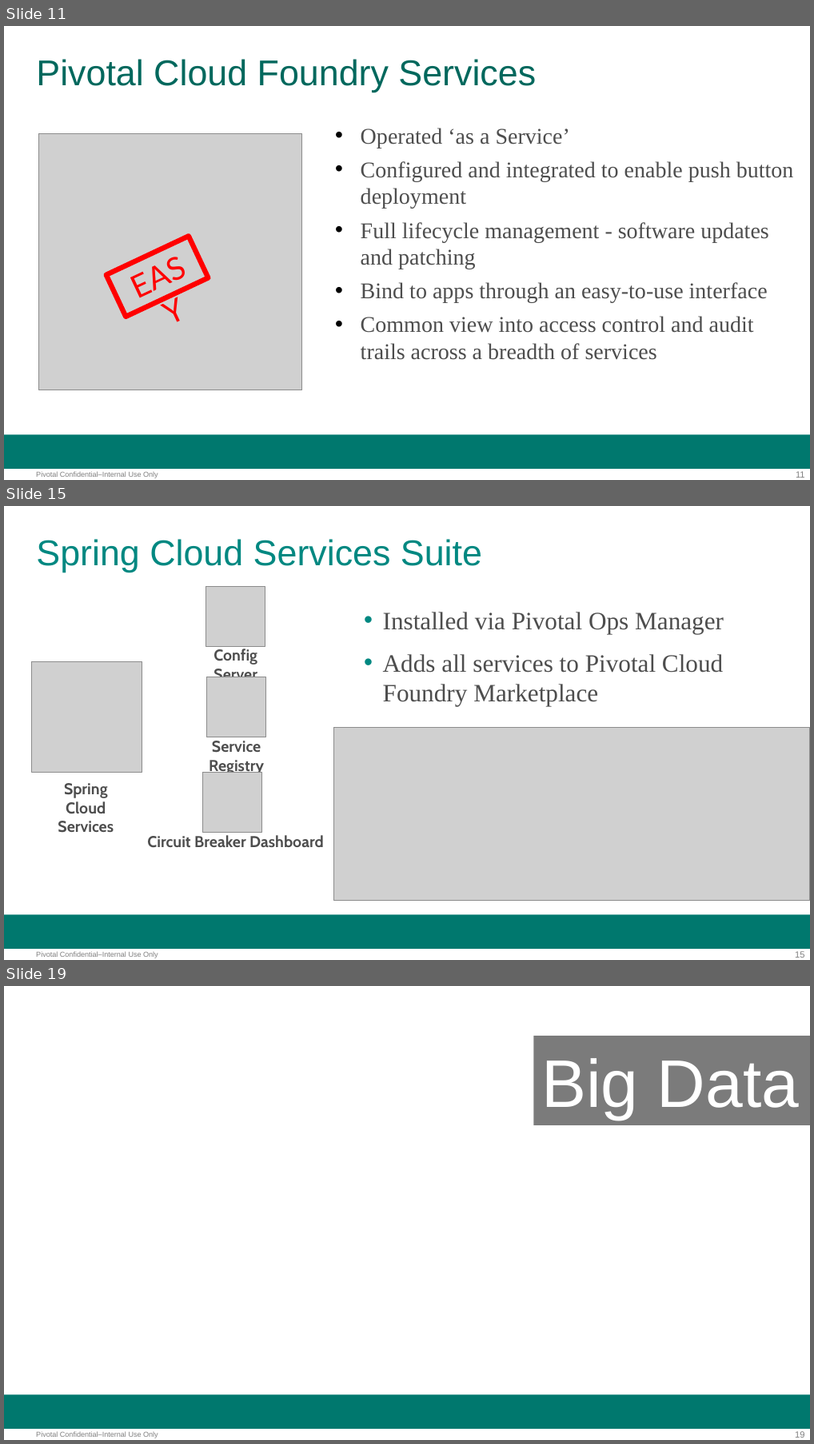
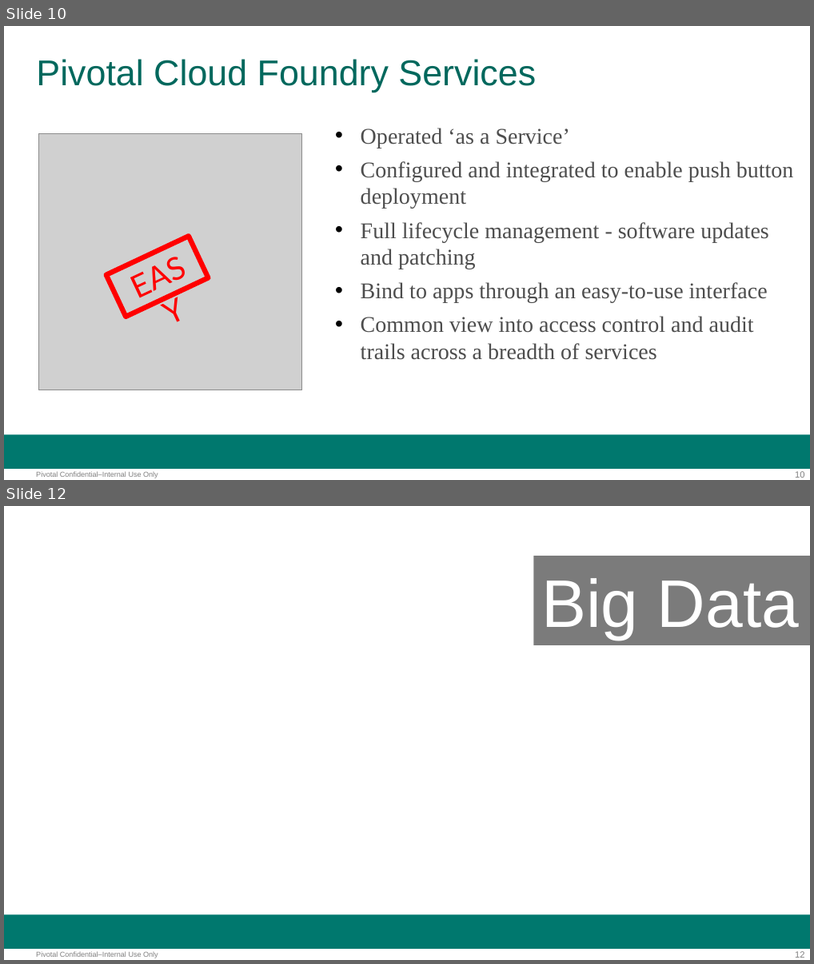
Before and after one commit to adamzwickey/PCF-Bootcamp-VZ, a slide deck: presentations/MarketplaceOverview.pptx. Shown one above the other, each under a label of ours: slides 11, 15 and 19 before the commit, slides 10 and 12 after it; the slides between them are not shown. The pictures are 814x1444 and 814x964 pixels, drawn with LibreOffice and Linux fonts; fonts in the diff are those of the drawing; grey boxes stand for pictures; background and template pictures are left out. Boxes give left, top, right and bottom in pixels: in the first picture for what was removed or moved away, otherwise in the second. Text is boxed around its words. In the diff, an @@ line names an element or a change of style, - is before the commit and + after.

```diff
--- a/presentations/MarketplaceOverview.pptx
+++ b/presentations/MarketplaceOverview.pptx
@@ slide 15 removed at [4,506,810,960], background #FFFFFF; not listed: 3 template elements that a slide beside it also shows @@
@@ title removed at [36,539,482,572] @@
-Spring Cloud Services Suite
@@ picture removed at [206,587,266,646] @@
@@ text removed at [383,612,724,707] @@
-• Installed via Pivotal Ops Manager
-• Adds all services to Pivotal Cloud Foundry Marketplace
@@ text removed at [214,648,258,677] @@
-Config Server
@@ picture removed at [32,662,142,772] @@
@@ picture removed at [206,677,266,736] @@
@@ text removed at [209,740,264,776] @@
-Service Registry
@@ picture removed at [334,727,810,900] @@
@@ text removed at [58,783,114,832] @@
-Spring Cloud
-Services
@@ picture removed at [202,772,262,832] @@
@@ text removed at [147,835,324,848] @@
-Circuit Breaker Dashboard
@@ what was slide 11 is now slide 10 @@
@@ page number at [795,471,805,477]: text changed @@
-11
+10
@@ what was slide 19 is now slide 12 @@
@@ page number at [795,951,805,957]: text changed @@
-19
+12
```
Also in this commit, not shown: 3 slides changed, 6 other slides removed, 1 other file.
